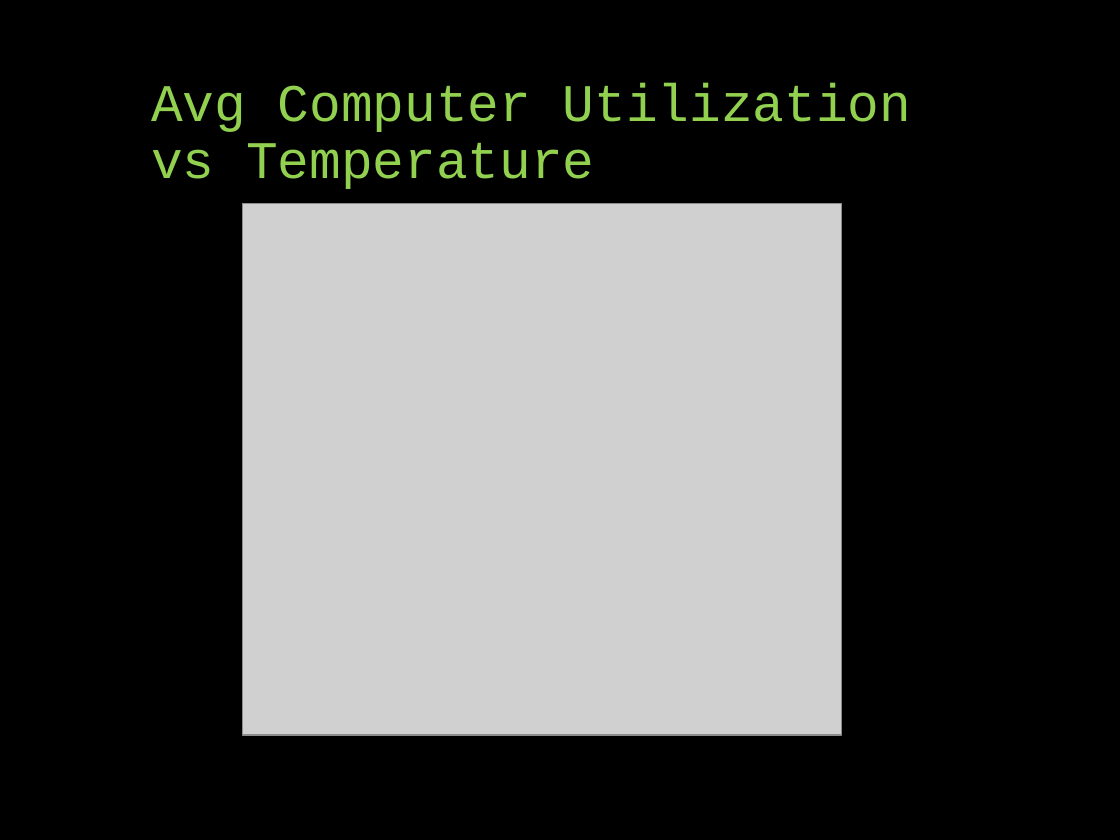
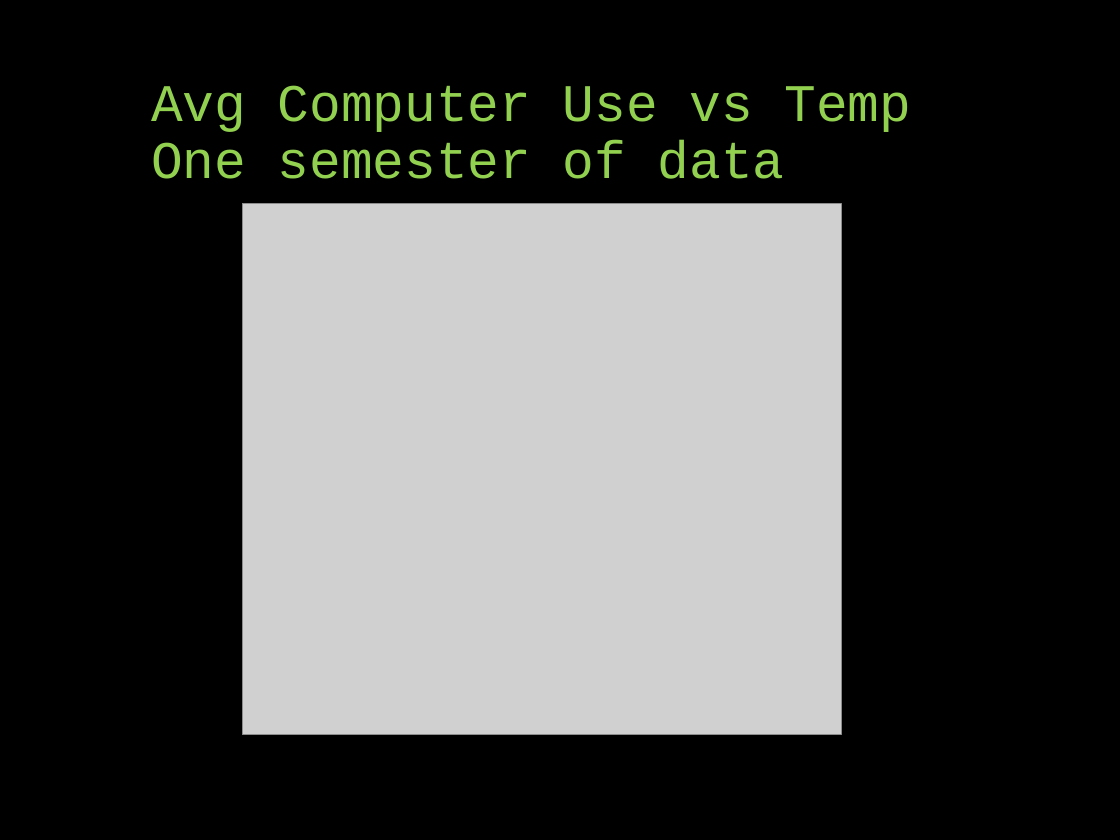
Before and after one commit to UNCG-CSE/Library-Computer-Usage-Analysis, a slide deck: slide 5 of docs/Computers in the Libraries.pptx. Drawn at 1120x840 pixels with LibreOffice and Linux fonts; fonts in the diff are those of the drawing; grey boxes stand for pictures. Boxes give left, top, right and bottom in pixels: in the first picture for what was removed or moved away, otherwise in the second. Text is boxed around its words. In the diff, an @@ line names an element or a change of style, - is before the commit and + after.

Commit message:
Add two additional plots for comparison of six months vs. full data set.

```diff
--- a/docs/Computers in the Libraries.pptx
+++ b/docs/Computers in the Libraries.pptx
@@ text at <box>151,85,911,179</box>: text changed @@
-Avg Computer Utilization vs Temperature
+Avg Computer Use vs Temp
+One semester of data
```
Also in this commit, not shown: 4 other slides changed, 3 slides added, 1 slide removed.
